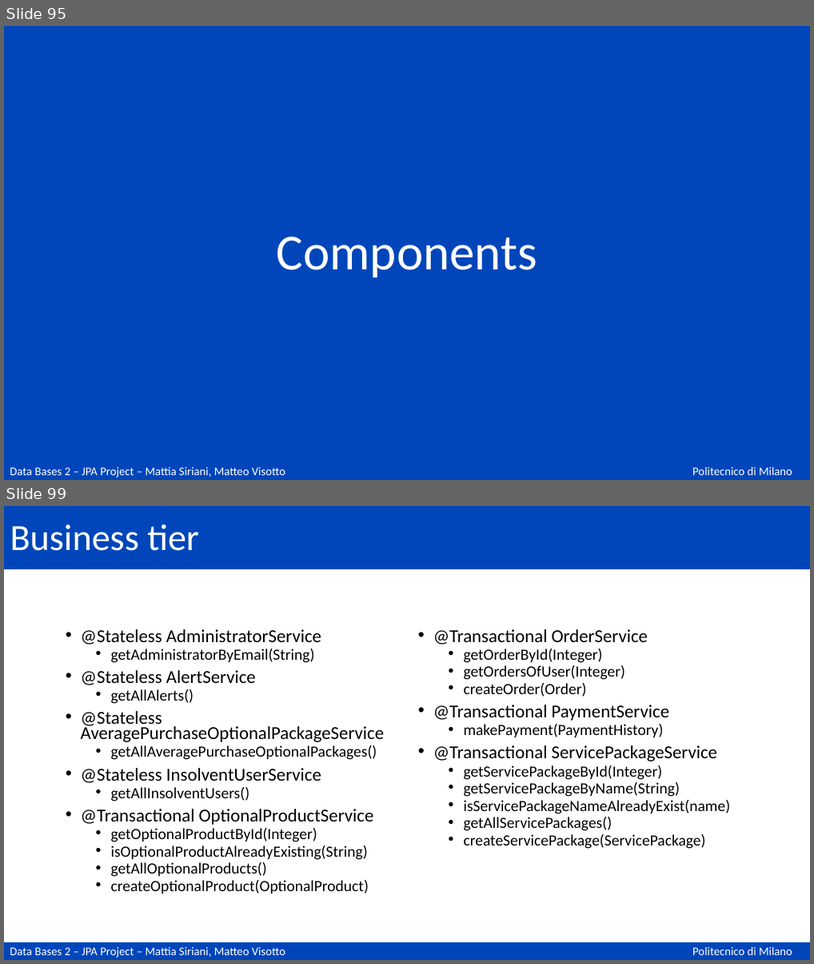
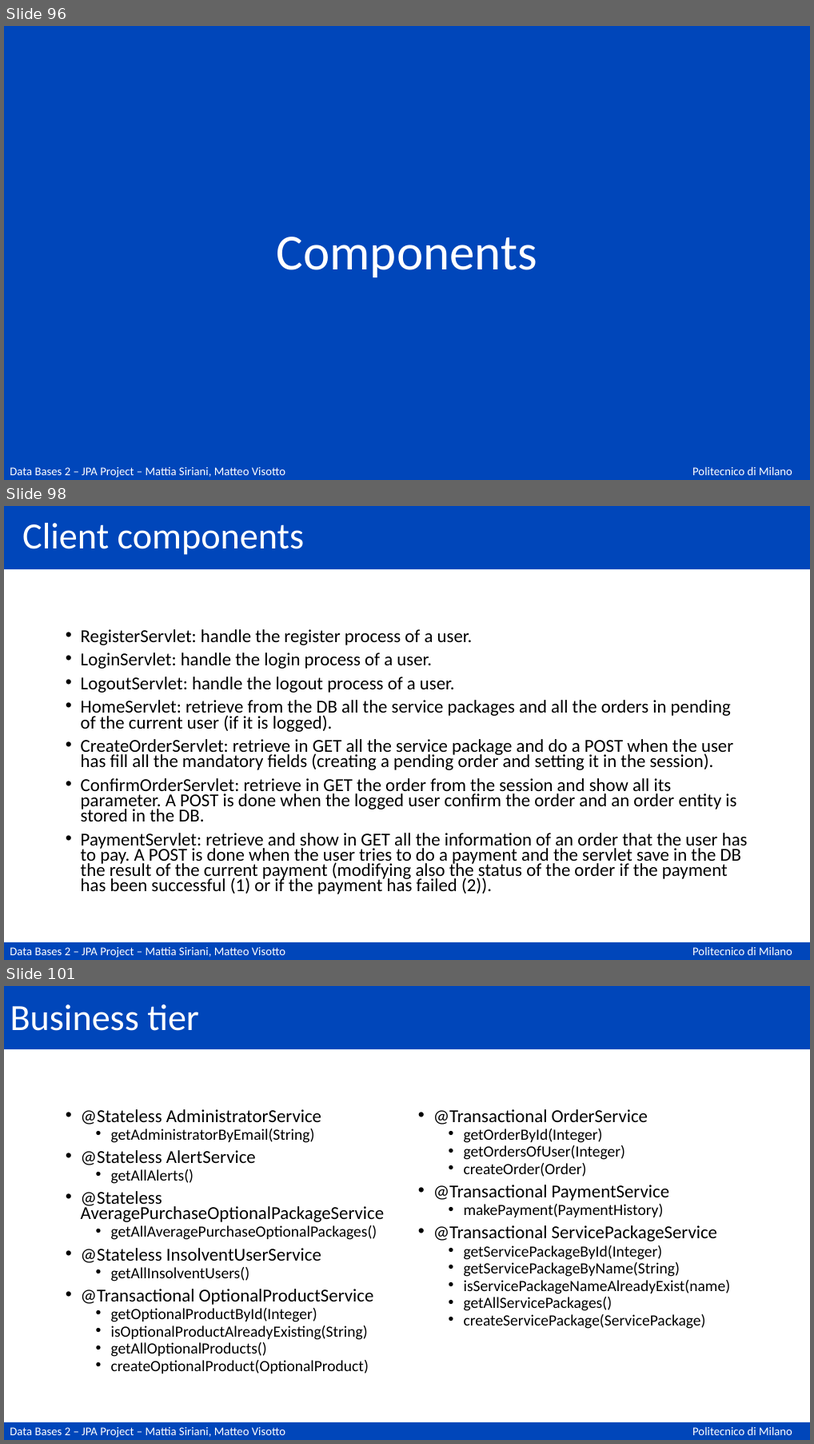
Before and after one commit to matteovisotto/DB2-SirianiVisotto, a slide deck: Documentation.pptx. Shown one above the other, each under a label of ours: slides 95 and 99 before the commit, slides 96, 98 and 101 after it; the slides between them are not shown. The pictures are 814x964 and 814x1444 pixels, drawn with LibreOffice and Linux fonts; fonts in the diff are those of the drawing. Boxes give left, top, right and bottom in pixels: in the first picture for what was removed or moved away, otherwise in the second. Text is boxed around its words. In the diff, an @@ line names an element or a change of style, - is before the commit and + after.

```diff
--- a/Documentation.pptx
+++ b/Documentation.pptx
@@ slide 98 added at (x1=4, y1=506, x2=810, y2=960), background #FFFFFF; not listed: 3 template elements that a slide beside it also shows @@
@@ title added at (x1=22, y1=523, x2=305, y2=555), 44 pt, text #FFFFFF @@
+Client components
@@ text added at (x1=81, y1=629, x2=748, y2=894), 21.7 pt, text #000000 @@
+• RegisterServlet: handle the register process of a user.
+• LoginServlet: handle the login process of a user.
+• LogoutServlet: handle the logout process of a user.
+• HomeServlet: retrieve from the DB all the service packages and all the orders in pending of the current user (if it is logged).
+• CreateOrderServlet: retrieve in GET all the service package and do a POST when the user has fill all the mandatory fields (creating a pending order and setting it in the session).
+• ConfirmOrderServlet: retrieve in GET the order from the session and show all its parameter. A POST is done when the logged user confirm the order and an order entity is stored in the DB.
+• PaymentServlet: retrieve and show in GET all the information of an order that the user has to pay. A POST is done when the user tries to do a payment and the servlet save in the DB the result of the current payment (modifying also the status of the order if the payment has been successful (1) or if the payment has failed (2)).
@@ what was slide 95 is now slide 96 @@
@@ what was slide 99 is now slide 101 @@
```
Also in this commit, not shown: 5 slides changed, 3 other slides added, 2 slides removed.
